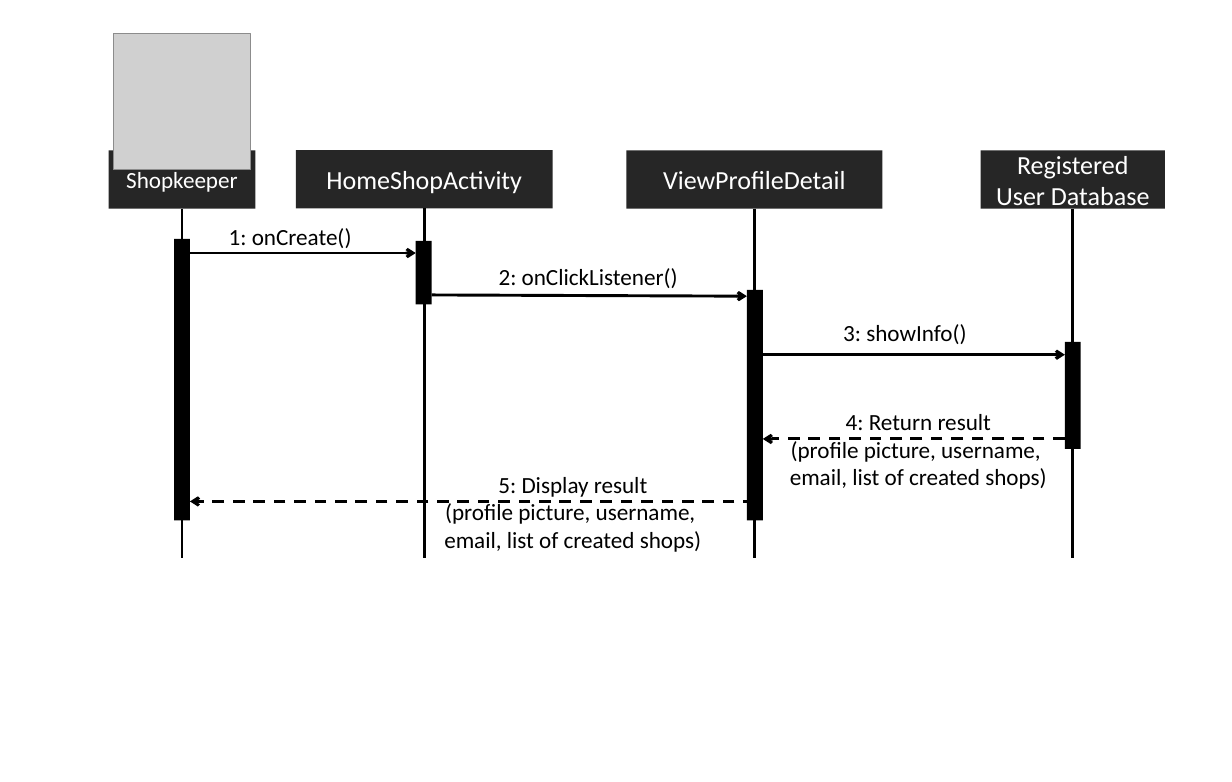
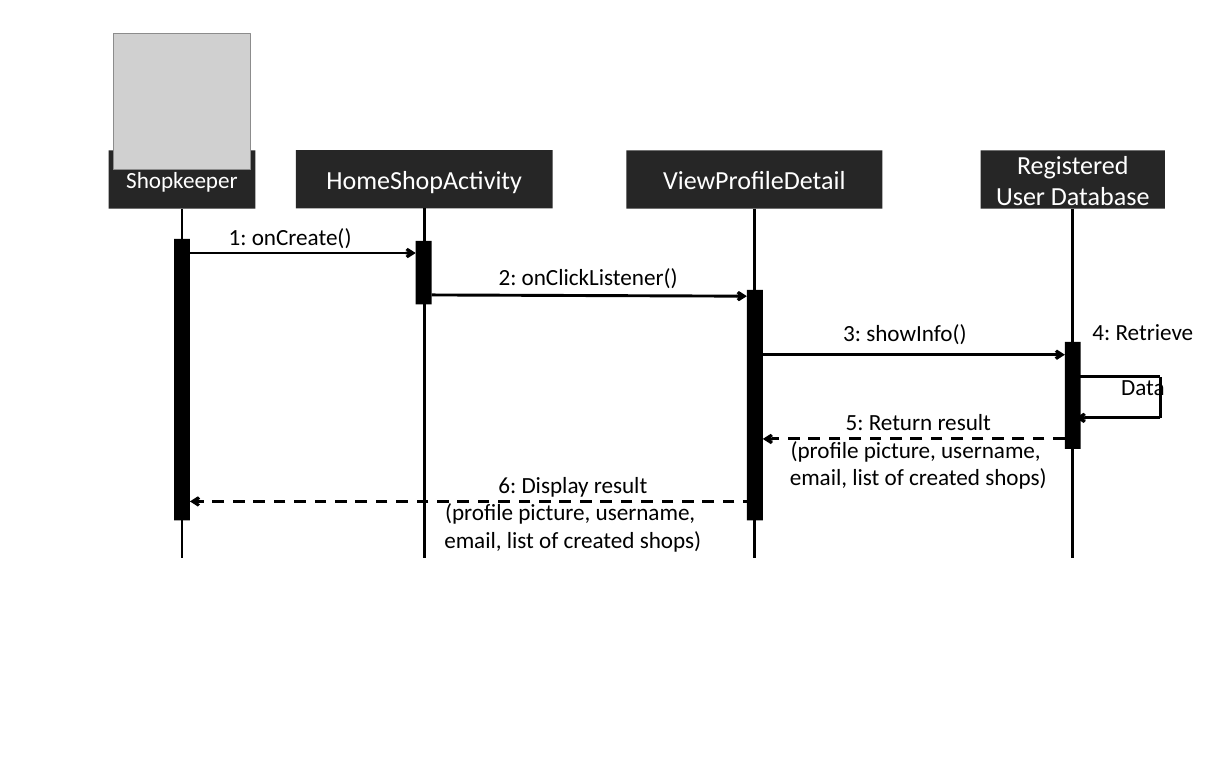
Before and after one commit to asciidaitoon/HanDIYcraft, a slide deck: slide 7 of Design/SQ mobile.pptx. Drawn at 1232x782 pixels with LibreOffice and Linux fonts; fonts in the diff are those of the drawing; grey boxes stand for pictures. Boxes give left, top, right and bottom in pixels: in the first picture for what was removed or moved away, otherwise in the second. Text is boxed around its words. In the diff, an @@ line names an element or a change of style, - is before the commit and + after.

```diff
--- a/Design/SQ mobile.pptx
+++ b/Design/SQ mobile.pptx
@@ text added at box(1092, 324, 1194, 402), 16 pt, text #000000 @@
+4: Retrieve
+Data
@@ line added from (1160, 377) to (1076, 377), #000000 2 pt @@
@@ line added from (1160, 418) to (1160, 377), #000000 2 pt @@
@@ text at box(846, 414, 991, 430): text changed @@
-4: Return result
+5: Return result
@@ arrow added from (1160, 418) to (1076, 418), #000000 2 pt @@
@@ text at box(445, 477, 696, 524): text changed @@
-5: Display result
-(profile picture, username,
+6: Display result
+(profile picture, username,
```
Also in this commit, not shown: 6 other slides changed, 30 other files.
